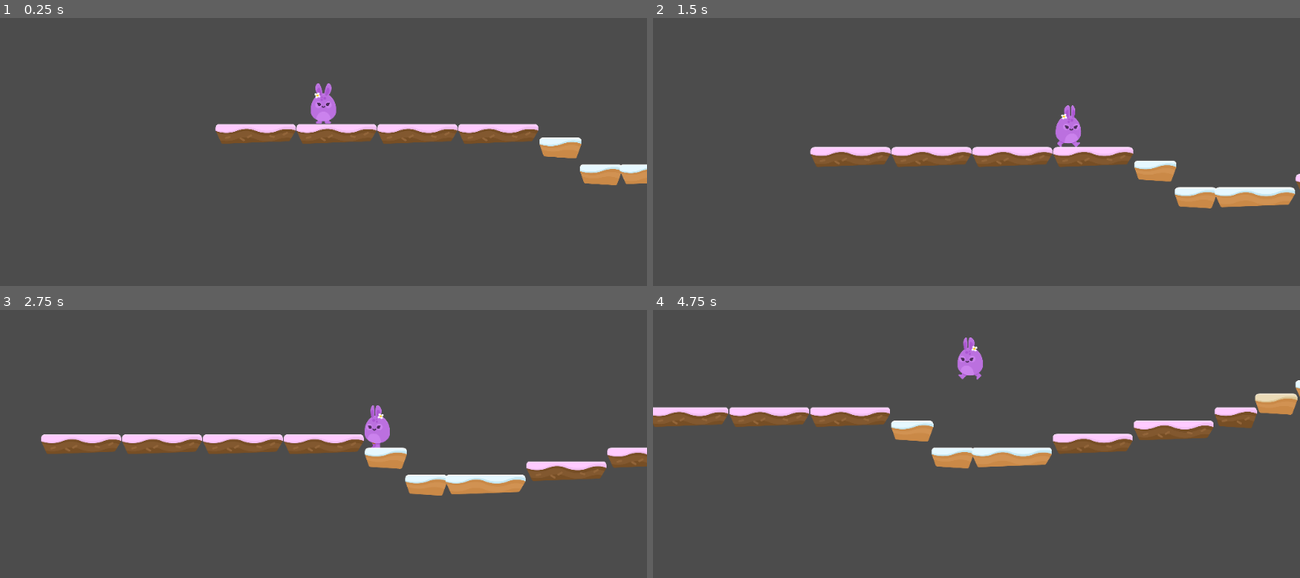
Above: before the commit, frames 1-4 (two rows, left to right).
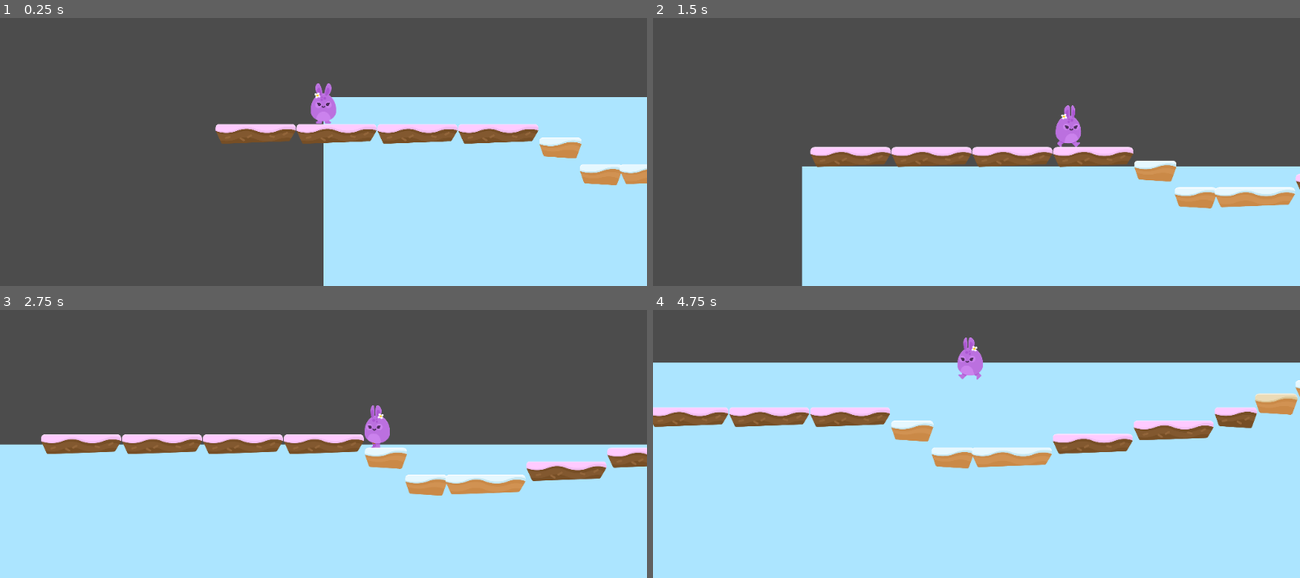
Above: after the commit, the same moments.

Repository: KennedyMungai/SimplePlatformer
Game: Godot game, scene res://Scenes/Levels/Level1.tscn
Two runs of this game, one before a commit and one after it. Both use one fixed random seed, a clock stepped at 60 frames per second and the inputs below.
Inputs:
- Up to frame 1 (0.25 s): no input
- Up to frame 2 (1.5 s): hold D (right) from 0.53 s (still down); tap W (jump) at 0.77 s
- Up to frame 3 (2.75 s): tap W (jump) at 1.52 s; release D (right) at 2.03 s; hold A (left) from 2.03 s (still down)
- Up to frame 4 (4.75 s): release A (left) at 2.78 s; hold D (right) 2.78-4.28 s; tap W (jump) at 3.02, 3.77, 4.52 s; hold A (left) from 4.28 s (still down)

The runs differ from the first frame. In frame 1, 32% of the frame differs, in the area x 50-100%, y 29-100%; in frame 2, 33%; in frame 3, 46%; in frame 4, 74%, in the area x 0-100%, y 19-100%.

Commit message:
Assigned a texture to the texture rect node

Diff:
--- a/Scenes/Player.tscn
+++ b/Scenes/Player.tscn
@@ -1,8 +1,9 @@
-[gd_scene load_steps=5 format=2]
+[gd_scene load_steps=6 format=2]
 
 [ext_resource path="res://Scenes/PlayerAnimation.tscn" type="PackedScene" id=1]
 [ext_resource path="res://Scripts/Player.gd" type="Script" id=2]
 [ext_resource path="res://Scripts/PlayerAnimation.gd" type="Script" id=3]
+[ext_resource path="res://GFX/Background/bg_layer1.png" type="Texture" id=4]
 
 [sub_resource type="CapsuleShape2D" id=1]
 radius = 61.0
@@ -34,6 +35,7 @@
 [node name="TextureRect" type="TextureRect" parent="Camera2D/ParallaxBackground/ParallaxLayer"]
 margin_right = 40.0
 margin_bottom = 40.0
+texture = ExtResource( 4 )
 
 [node name="PlayerAnimation" parent="." instance=ExtResource( 1 )]
 script = ExtResource( 3 )
